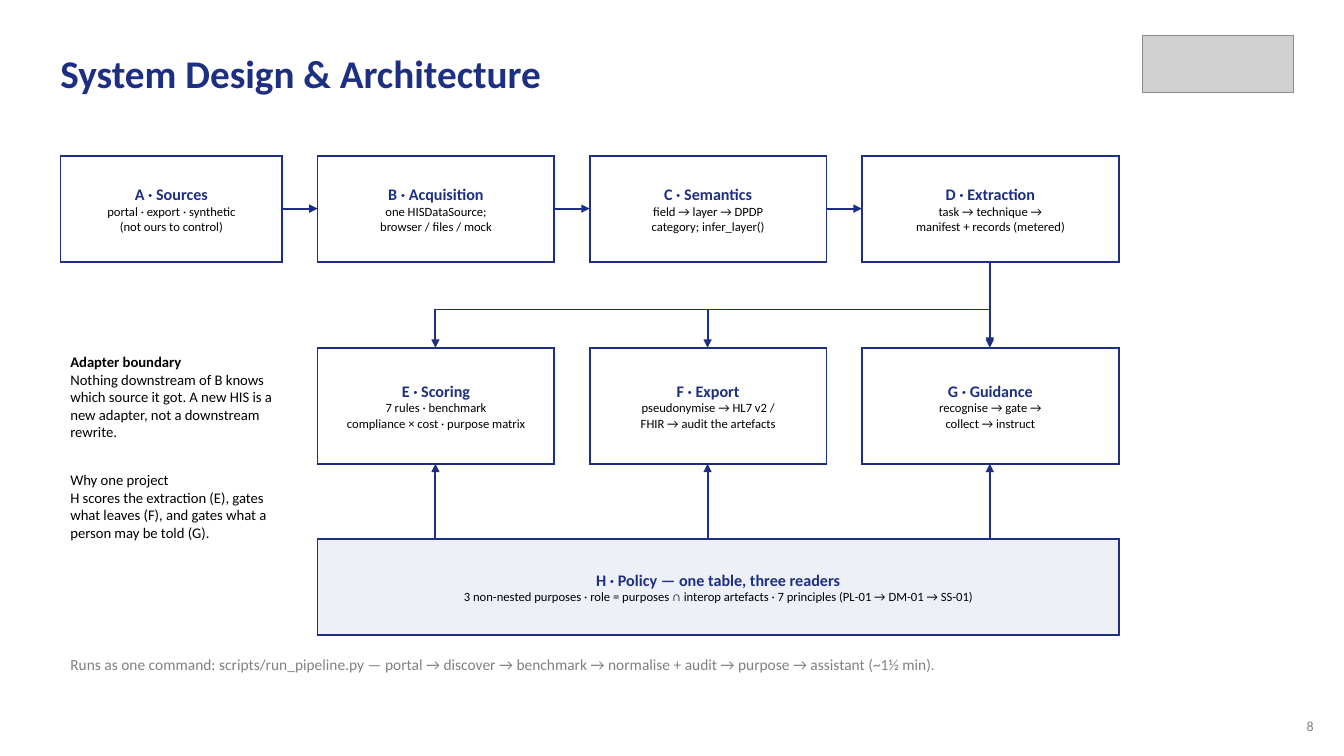
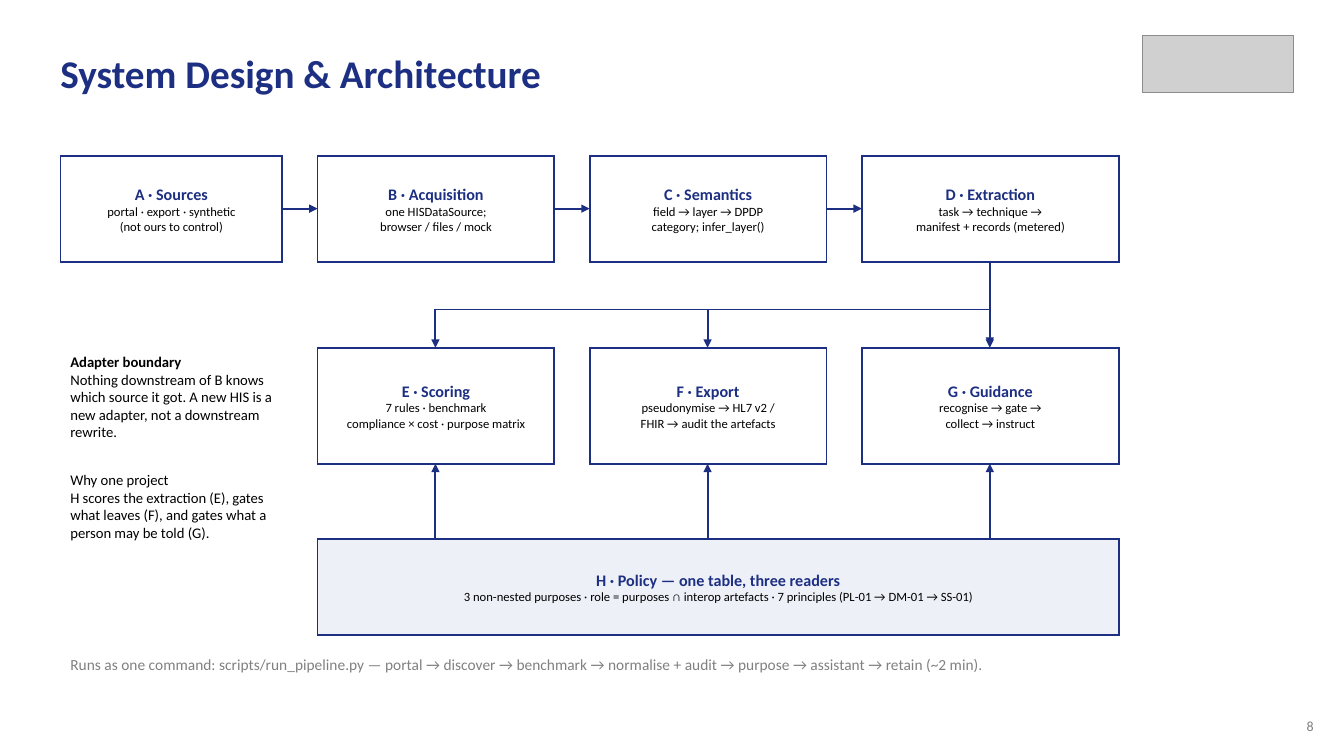
Before and after one commit to aysk1209/his-scraping-dpdp-project, a slide deck: slide 8 of Review-II.pptx. Drawn at 1344x756 pixels with LibreOffice and Linux fonts; fonts in the diff are those of the drawing; grey boxes stand for pictures. Boxes give left, top, right and bottom in pixels: in the first picture for what was removed or moved away, otherwise in the second. Text is boxed around its words. In the diff, an @@ line names an element or a change of style, - is before the commit and + after.

```diff
--- a/Review-II.pptx
+++ b/Review-II.pptx
@@ text at (70,659,983,673): text changed @@
-Runs as one command: scripts/run_pipeline.py — portal → discover → benchmark → normalise + audit → purpose → assistant (~1½ min).
+Runs as one command: scripts/run_pipeline.py — portal → discover → benchmark → normalise + audit → purpose → assistant → retain (~2 min).
```
Also in this commit, not shown: 7 other slides changed, 1 slide added, 4 other files.
